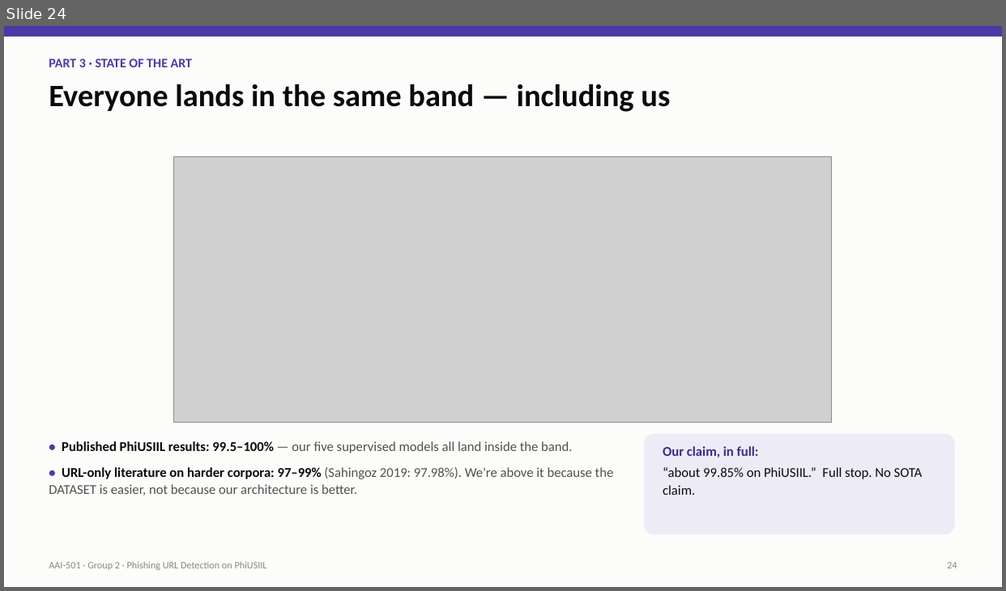
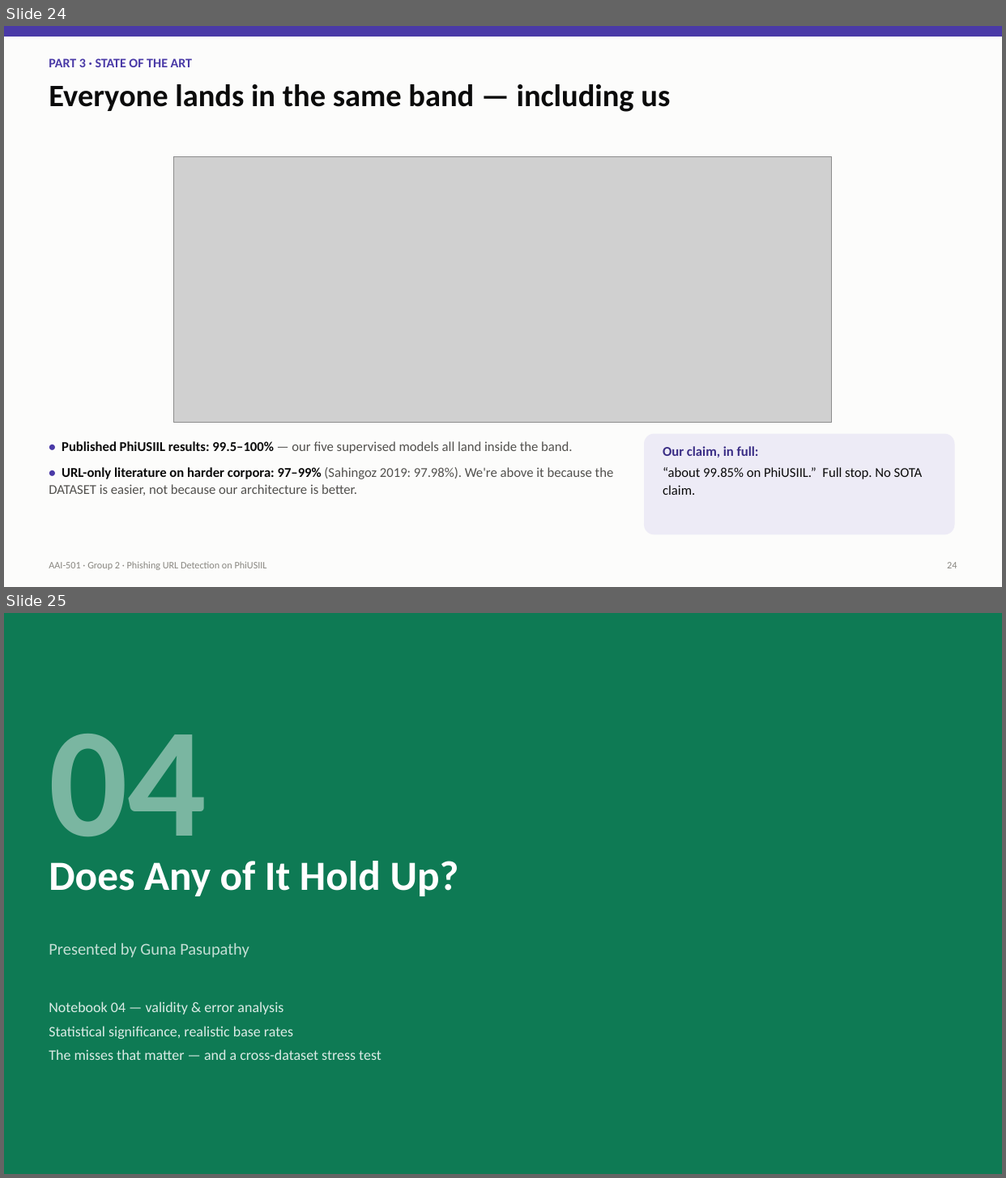
Before and after one commit to jjusticeusd/AAI-501-Final-Team-Project-Group2, a slide deck: docs/final_presentation.pptx. Shown one above the other, each under a label of ours: slide 24 before the commit, slides 24 and 25 after it. The pictures are 1006x591 and 1006x1178 pixels, drawn with LibreOffice and Linux fonts; fonts in the diff are those of the drawing; grey boxes stand for pictures. Boxes give left, top, right and bottom in pixels: in the first picture for what was removed or moved away, otherwise in the second. Text is boxed around its words. In the diff, an @@ line names an element or a change of style, - is before the commit and + after.

Commit message:
NB04 integration: validity section in report, part 4 in presentation, notebook cleanups

```diff
--- a/docs/final_presentation.pptx
+++ b/docs/final_presentation.pptx
@@ slide 25 added at [4,613,1002,1174], background #0E7A54 @@
@@ text added at [49,734,206,872], 150 pt, text #7AB6A1, bold @@
+04
@@ text added at [49,861,459,897], 40 pt, text #FFFFFF, bold @@
+Does Any of It Hold Up?
@@ text added at [49,943,249,958], 16 pt, text #C3DED4 @@
+Presented by Guna Pasupathy
@@ text added at [49,1002,381,1060], 14 pt, text #DBEBE5 @@
+Notebook 04 — validity & error analysis
+Statistical significance, realistic base rates
+The misses that matter — and a cross-dataset stress test
```
Also in this commit, not shown: 4 slides changed, 4 other slides added, 11 other files.
